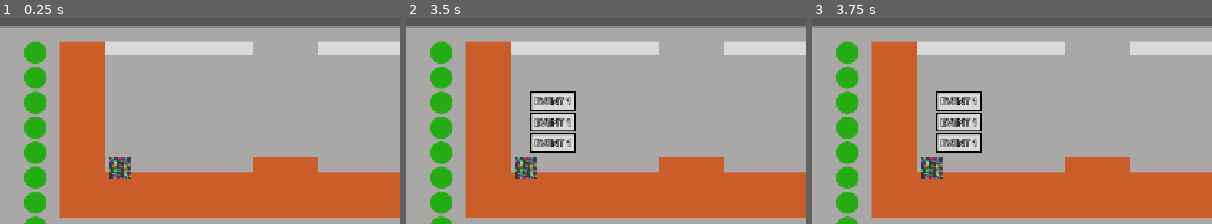
Above: before the commit, frames 1-3 (left to right).
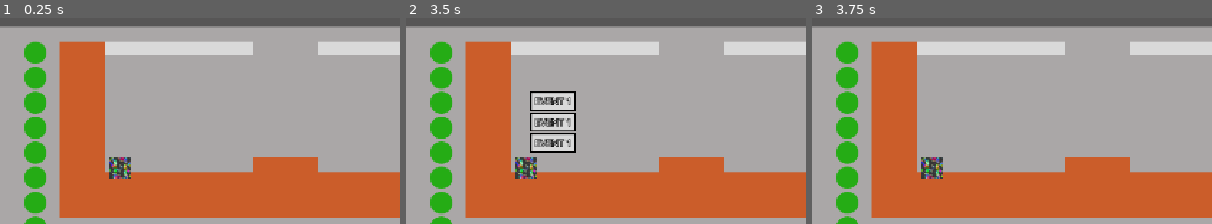
Above: after the commit, the same moments.

Repository: shi-reker/project-skinwalker
Game: Godot game, scene res://Scenes/school.tscn
Two runs of this game, one before a commit and one after it. Both use one fixed random seed, a clock stepped at 60 frames per second and the inputs below. This scene is started directly instead of the project's main scene.
Inputs (mouse positions are % of the whole screen's width and height, from its top left):
- Up to frame 1 (0.25 s): no input
- Up to frame 2 (3.5 s): click (15, 51) at 0.5 s; click (18, 35) at 1.25 s; click (18, 40) at 2.02 s; click (18, 45) at 2.77 s
- Up to frame 3 (3.75 s): click (15, 51) at 3.5 s
The pictures show only the part of the screen within x 0-50%, y 15-65%; the shares and areas given below are measured in that part.

Frames 1-2 are identical in both runs. In frame 3, 2.8% of the frame differs, in the area x 31-43%, y 35-66%.

Commit message:
tweaks

Diff:
--- a/Scenes/Environments/event_button.tscn
+++ b/Scenes/Environments/event_button.tscn
@@ -10,3 +10,5 @@
 texture_pressed = ExtResource("1_6201r")
 texture_hover = ExtResource("1_6201r")
 script = ExtResource("1_ygqqn")
+
+[connection signal="pressed" from="." to="." method="_on_pressed"]
--- a/Scripts/Environments/event_button.gd
+++ b/Scripts/Environments/event_button.gd
@@ -1,2 +1,5 @@
 extends TextureButton
 class_name EventButton
+
+func _on_pressed() -> void:
+	print_debug("event")
--- a/Scripts/Environments/interest_point.gd
+++ b/Scripts/Environments/interest_point.gd
@@ -3,9 +3,11 @@
 
 var events = preload("res://Scenes/Environments/event_button.tscn")
 @export var grid:VBoxContainer
+var isPressed:bool = false
 
 func _ready() -> void:
 	var nEvents = randi_range(1, 3)
+	print_debug(nEvents)
 
 	for e in nEvents:
 		var newEvent:EventButton = events.instantiate()
@@ -13,5 +15,11 @@
 		newEvent.hide()
 
 func _on_pressed() -> void:
-	for child in grid.get_children():
-		child.show()
+	if !isPressed:
+		for child in grid.get_children():
+			child.show()
+		isPressed = true
+	else:
+		for child in grid.get_children():
+			child.hide()
+		isPressed = false
